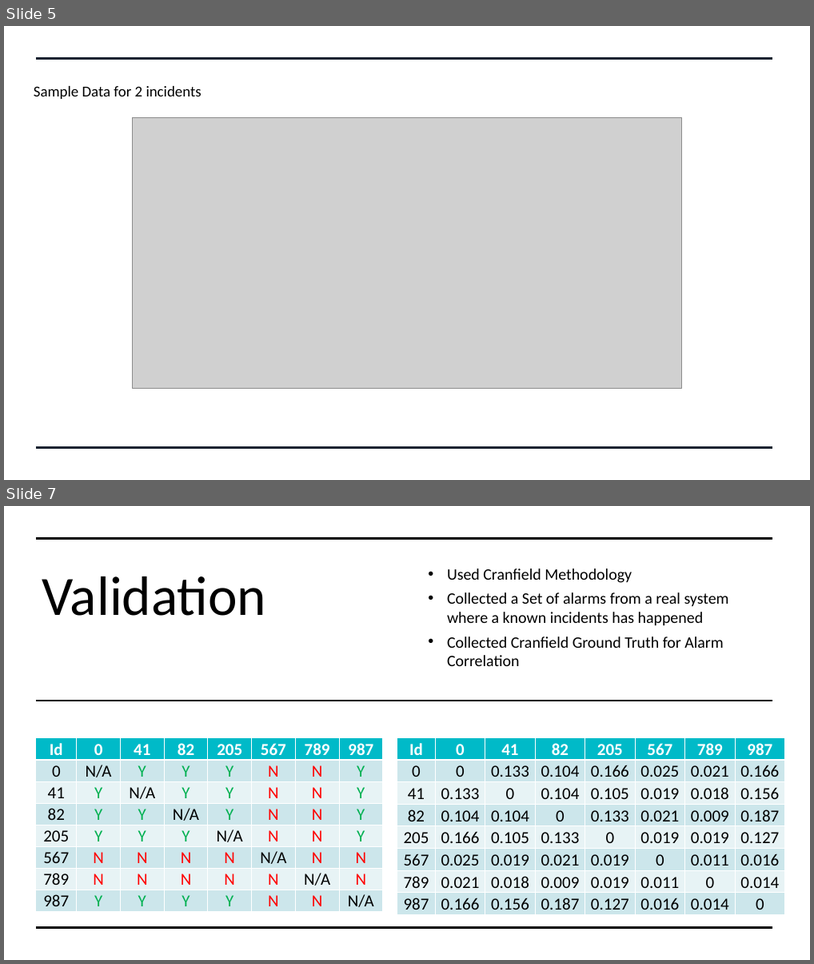
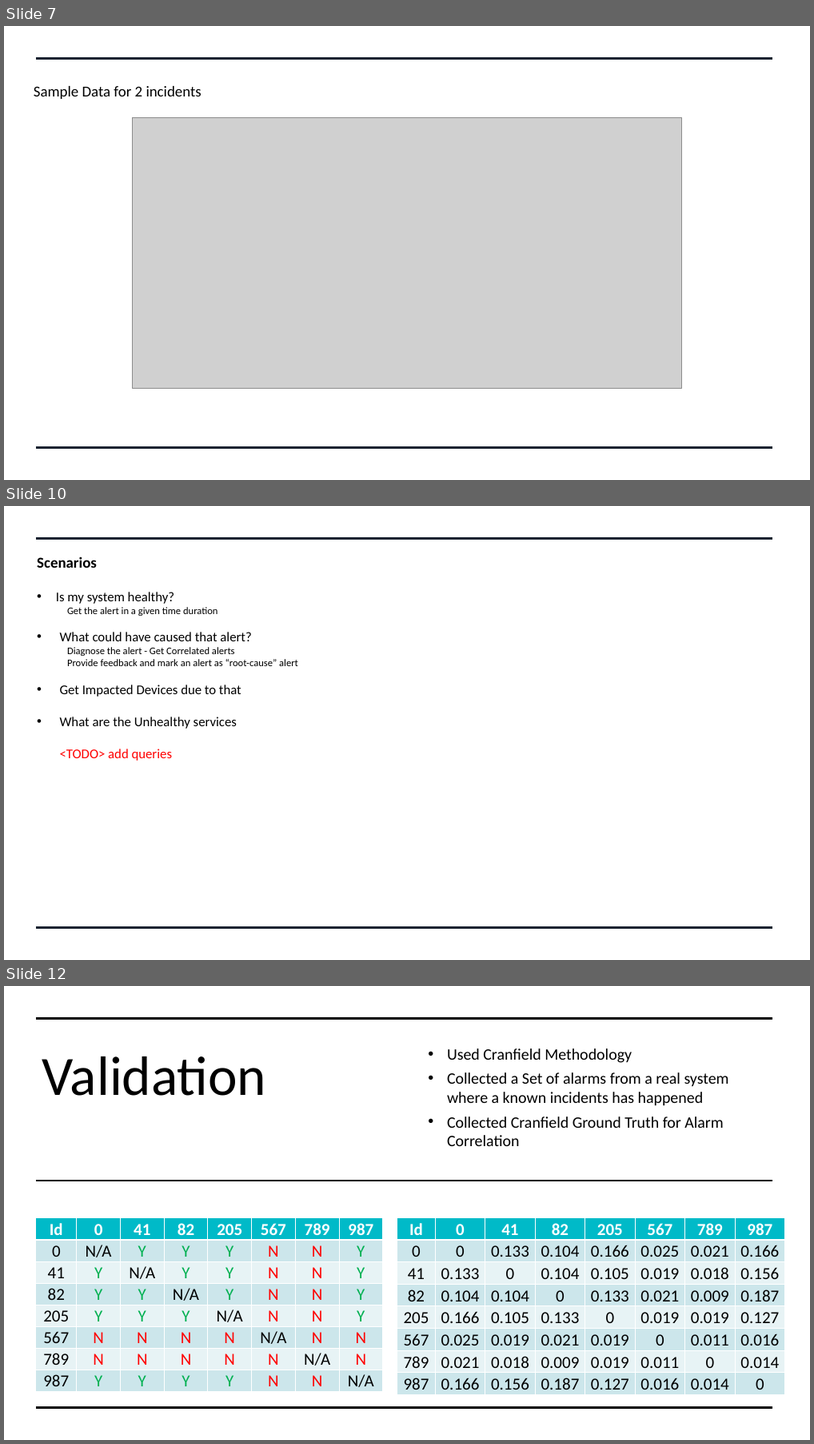
Before and after one commit to swatinanda/CS410-Fall2021-TeamAlpha, a slide deck: Team_Alpha_Presentation.pptx. Shown one above the other, each under a label of ours: slides 5 and 7 before the commit, slides 7, 10 and 12 after it; the slides between them are not shown. The pictures are 814x964 and 814x1444 pixels, drawn with LibreOffice and Linux fonts; fonts in the diff are those of the drawing; grey boxes stand for pictures. Boxes give left, top, right and bottom in pixels: in the first picture for what was removed or moved away, otherwise in the second. Text is boxed around its words. In the diff, an @@ line names an element or a change of style, - is before the commit and + after.

```diff
--- a/Team_Alpha_Presentation.pptx
+++ b/Team_Alpha_Presentation.pptx
@@ slide 10 added at [4,506,810,960], background #FFFFFF; not listed: 2 template elements that a slide beside it also shows @@
@@ text added at [37,556,97,568], 18 pt, text #000000, bold @@
+Scenarios
@@ text added at [56,592,298,760], 16 pt, text #000000 @@
+• Is my system healthy?
+  Get the alert in a given time duration
+• What could have caused that alert?
+  Diagnose the alert - Get Correlated alerts
+  Provide feedback and mark an alert as “root-cause” alert
+• Get Impacted Devices due to that
+• What are the Unhealthy services
+  <TODO> add queries
@@ what was slide 5 is now slide 7 @@
@@ what was slide 7 is now slide 12 @@
```
Also in this commit, not shown: 1 slide changed, 6 other slides added, 2 slides removed.
